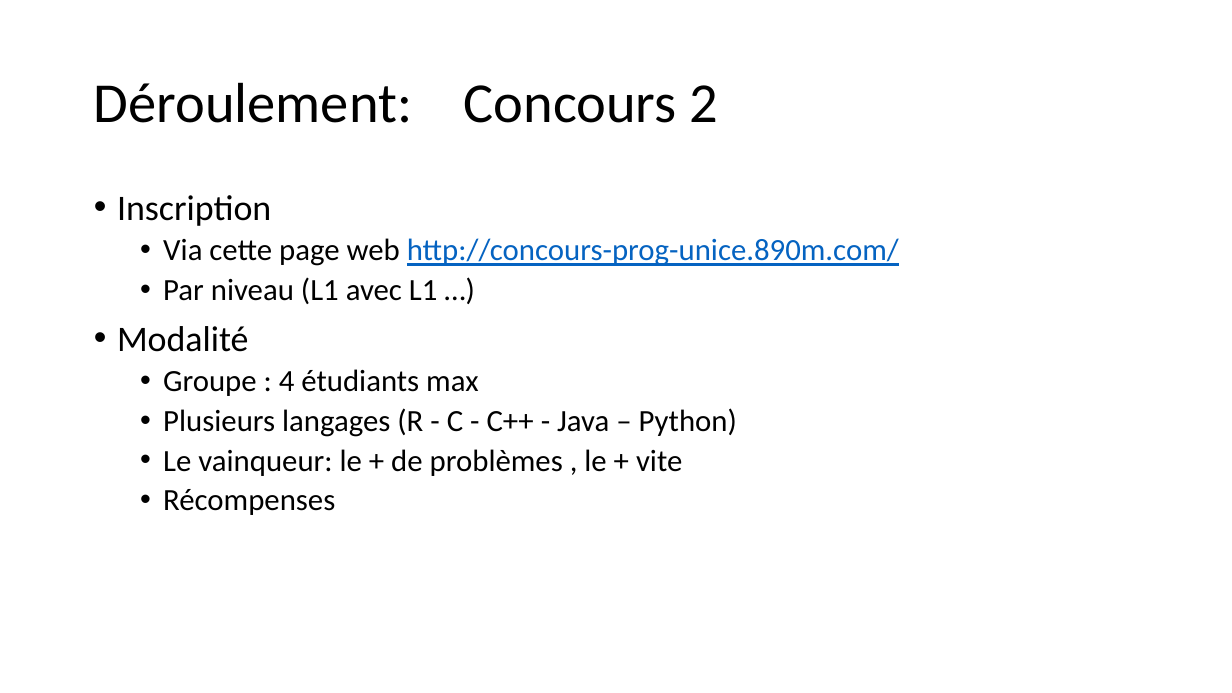
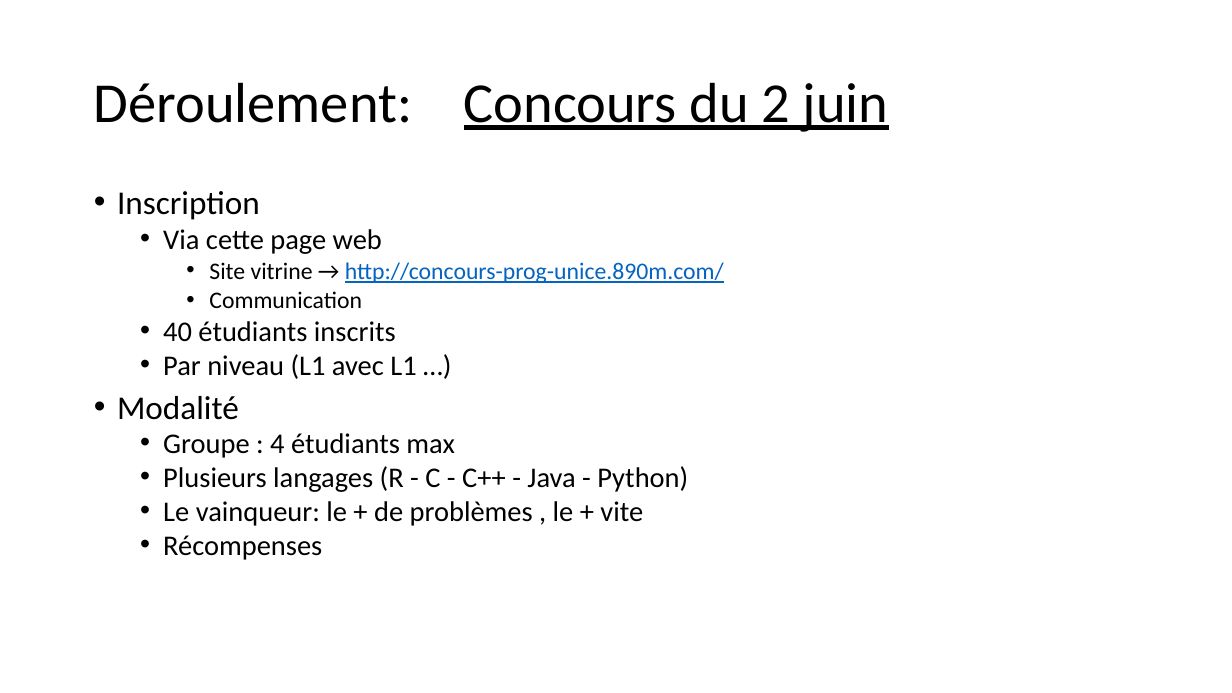
Before and after one commit to GRnice/ConcoursJuin, a slide deck: slide 10 of rapport/presentation.pptx (slide 9 before the commit). Drawn at 1232x693 pixels with LibreOffice and Linux fonts; fonts in the diff are those of the drawing. Boxes give left, top, right and bottom in pixels: in the first picture for what was removed or moved away, otherwise in the second. Text is boxed around its words. In the diff, an @@ line names an element or a change of style, - is before the commit and + after.

```diff
--- a/rapport/presentation.pptx
+++ b/rapport/presentation.pptx
@@ title at (94,82,889,132): text changed @@
-Déroulement: Concours 2
+Déroulement: Concours du 2 juin
@@ text at (117,191,643,560): size 28 to 25.9 pt in "Inscription", "Modalité"; size 24 to 22.2 pt in "Par niveau (L1 avec L1 …)", "Groupe : 4 étudiants max", "Le vainqueur: le + de problèmes , ...", "Récompenses"; line spacing 0.9 to 0.8 @@
@@ text at (163,229,724,342): text changed; size 24 to 18.5 pt; text colour #0563C1 to #000000 @@
-  • Via cette page web http://concours-prog-unice.890m.com/
+  • Via cette page web
+    • Site vitrine → http://concours-prog-unice.890m.com/
+    • Communication
+  • 40 étudiants inscrits
@@ text at (163,466,688,492): text changed; size 24 to 22.2 pt @@
-  • Plusieurs langages (R - C - C++ - Java – Python)
+  • Plusieurs langages (R - C - C++ - Java - Python)
```
Also in this commit, not shown: 4 other slides changed, 3 slides added, 1 other file.
